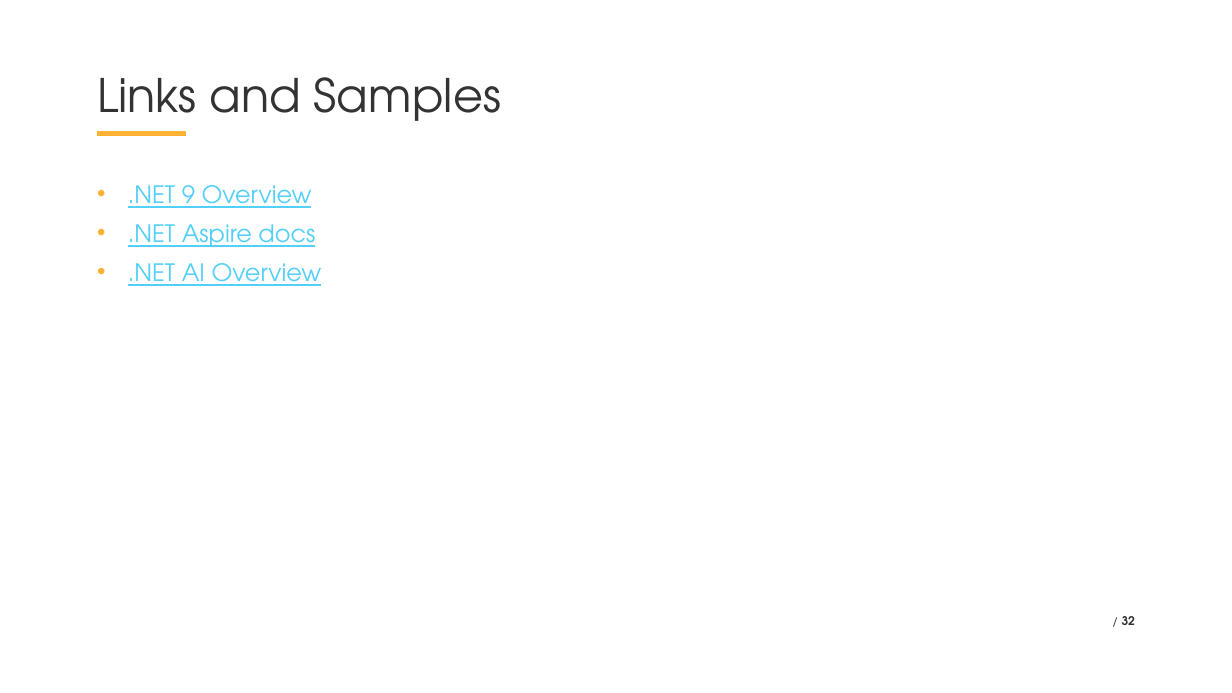
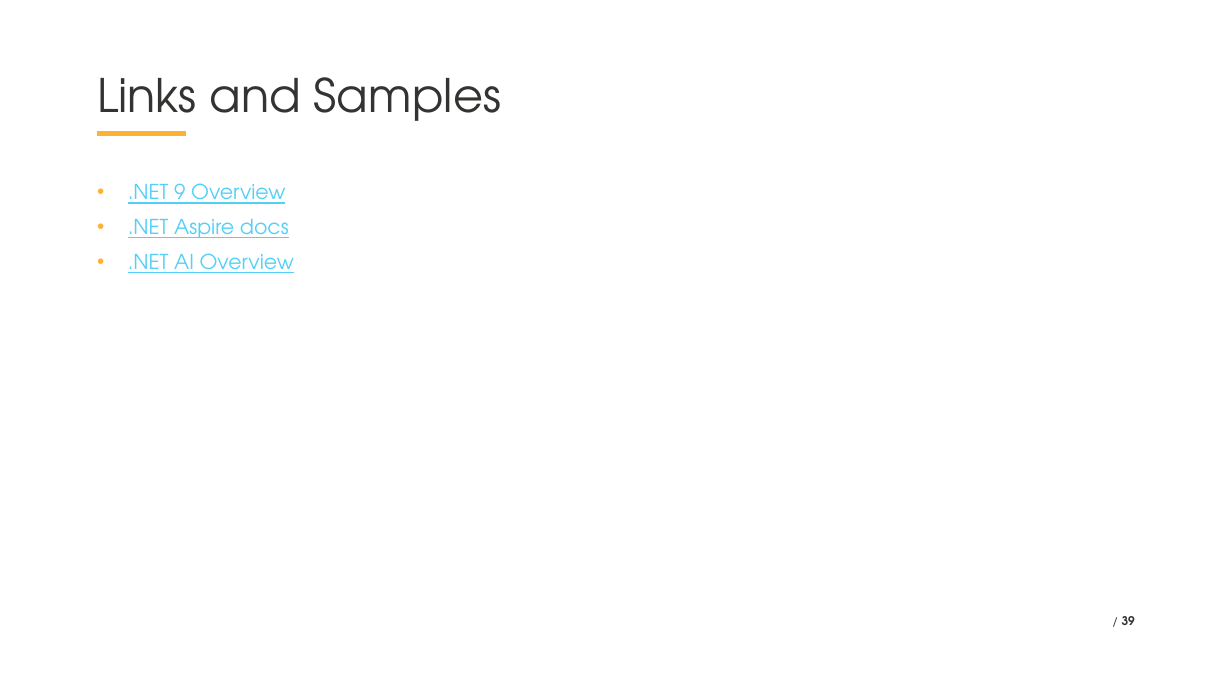
Before and after one commit to VladislavAntonyuk/AICalendar, a slide deck: slide 39 of .NET Conf 2025 - Ukraine (Eng).pptx (slide 32 before the commit). Drawn at 1232x693 pixels with LibreOffice and Linux fonts; fonts in the diff are those of the drawing; background and template pictures are left out. Boxes give left, top, right and bottom in pixels: in the first picture for what was removed or moved away, otherwise in the second. Text is boxed around its words. In the diff, an @@ line names an element or a change of style, - is before the commit and + after.

```diff
--- a/.NET Conf 2025 - Ukraine (Eng).pptx
+++ b/.NET Conf 2025 - Ukraine (Eng).pptx
@@ text ".NET 9 Overview" at (128,183,294,273): size 28 to 24 pt @@
@@ page number at (1122,616,1135,625): text changed @@
-/ 32
+/ 39
```
Also in this commit, not shown: 12 other slides changed, 8 slides added, 1 slide removed.
